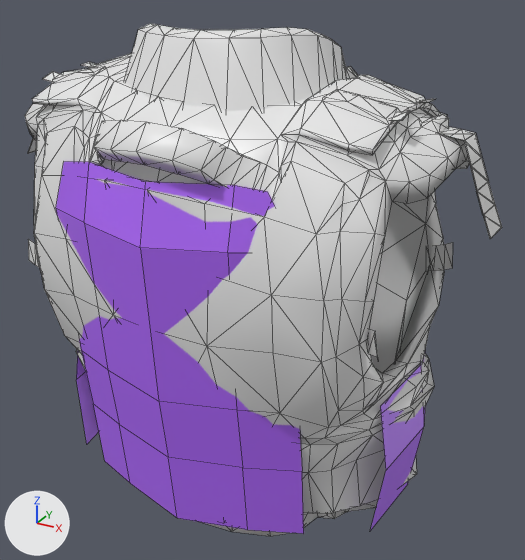
Two versions of the FBX model SampleMod_NewCharacter/Assets/Characters/Vests/Vest_Sample/Vest_SampleVest_01.fbx, one commit apart.
Both versions are drawn from a camera (50 mm lens) standing at (0.366, -0.678, 1.631) and looking at (0.007, -0.024, 1.305). Arrows for +X, +Y and +Z are at lower left; the lights stay in place. Mesh edges are drawn as thin lines. Where no turn or scale is listed for an object, it has been applied to the vertices.

In view in the first picture: 'Object_LOD0', 'UTM_Armor1', 'UTM_Armor2', 'UTM_Armor3', 'UTM_Armor4'.
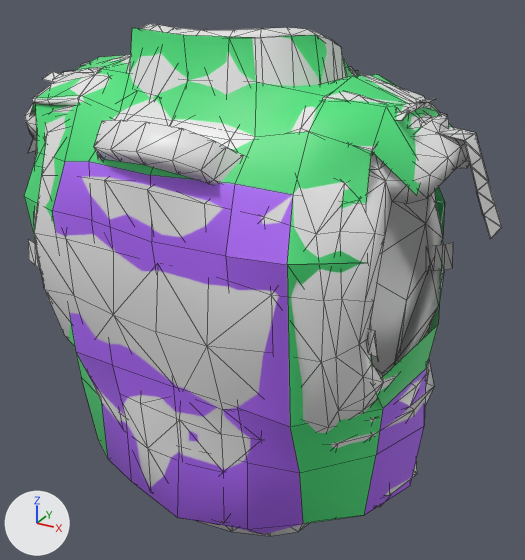
Changed parts and their boxes [x1, y1, x2, y2] in the pictures (525 x 560 px):
'UTM_Armor', added: after [24, 28, 452, 534]
    faces in mat_soft_aramid_6_1ed0756213be41e4 (green #4de47e): [24, 28, 452, 524]
    faces in mat_plate_samplevest_01_d9df1e4f8b642820 (purple #b26afc): [52, 161, 426, 534]
'UTM_Armor3', deleted (purple): before [56, 209, 249, 411]
'UTM_Armor1', deleted (purple): before [76, 372, 424, 534]
'UTM_Armor2', deleted (purple): before [76, 351, 425, 471]
'UTM_Armor4', deleted (purple): before [56, 161, 275, 253]

What changed in the scene script:
```text
Add mat_soft_aramid_6_1ed0756213be41e4:
    mat_soft_aramid_6_1ed0756213be41e4 = principled_material('soft_aramid_6_1ED0756213BE41E4')
    mat_soft_aramid_6_1ed0756213be41e4.base_color = (0.0747, 0.775, 0.21)  # green #4de47e
Add me_plane_005:
    me_plane_005.from_pydata(...)  # 170 vertices, 128 faces; spans x -0.219..0.22, y -0.441..-0.066, z -0.183..0.359
    # faces by material slot: [45, 83]
    me_plane_005.materials.append(mat_plate_samplevest_01_d9df1e4f8b642820)  # purple #b26afc
    me_plane_005.materials.append(mat_soft_aramid_6_1ed0756213be41e4)  # green #4de47e
Remove ob_utm_armor3:
    ob_utm_armor3 = bpy.data.objects.new('UTM_Armor3', me_plane_003)
    ob_utm_armor3.location = (0.0, 0.229, 1.217)
Remove ob_utm_armor4:
    ob_utm_armor4 = bpy.data.objects.new('UTM_Armor4', me_plane)
    ob_utm_armor4.location = (0.0, 0.229, 1.217)
Remove ob_utm_armor2:
    ob_utm_armor2 = bpy.data.objects.new('UTM_Armor2', me_plane_002)
    ob_utm_armor2.location = (0.0, 0.229, 1.217)
Remove ob_utm_armor1:
    ob_utm_armor1 = bpy.data.objects.new('UTM_Armor1', me_plane_001)
    ob_utm_armor1.location = (0.0, 0.229, 1.217)
Add ob_utm_armor:
    ob_utm_armor = bpy.data.objects.new('UTM_Armor', me_plane_005)
    ob_utm_armor.location = (0.0, 0.229, 1.217)
```
